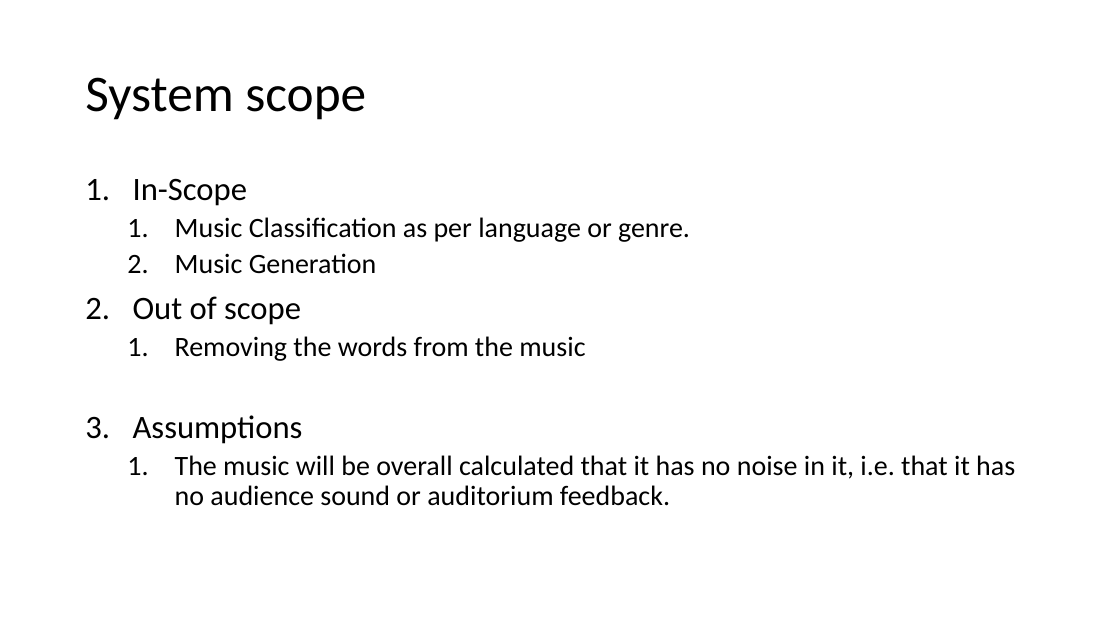
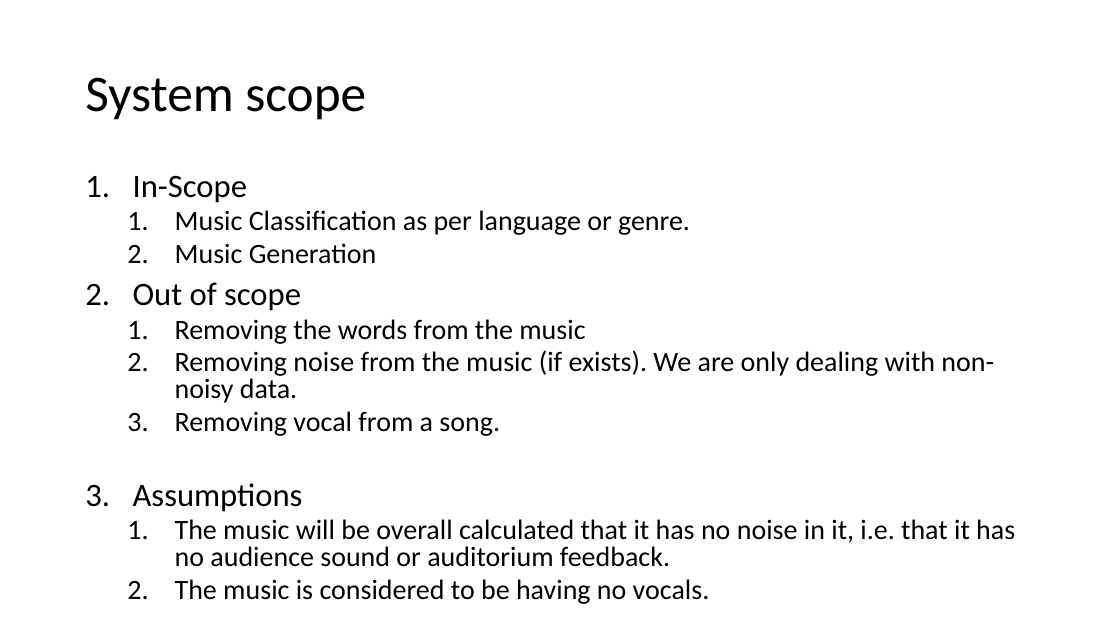
Before and after one commit to alvynabranches/trimester4, a slide deck: slide 3 of 3_Mini_Project/MiniProject_Synopsis.pptx (slide 2 before the commit). Drawn at 1120x630 pixels with LibreOffice and Linux fonts; fonts in the diff are those of the drawing. Boxes give left, top, right and bottom in pixels: in the first picture for what was removed or moved away, otherwise in the second. Text is boxed around its words. In the diff, an @@ line names an element or a change of style, - is before the commit and + after.

```diff
--- a/3_Mini_Project/MiniProject_Synopsis.pptx
+++ b/3_Mini_Project/MiniProject_Synopsis.pptx
@@ text at <box>133,175,1015,567</box>: line spacing 0.9 to 0.8 @@
@@ text at <box>175,350,994,436</box>: paragraphs added @@
+  2. Removing noise from the music (if exists). We are only dealing with non-noisy data.
+  3. Removing vocal from a song.
@@ text at <box>175,579,710,604</box>: paragraph added @@
+  2. The music is considered to be having no vocals.
```
Also in this commit, not shown: 3 other slides changed, 1 slide added.
